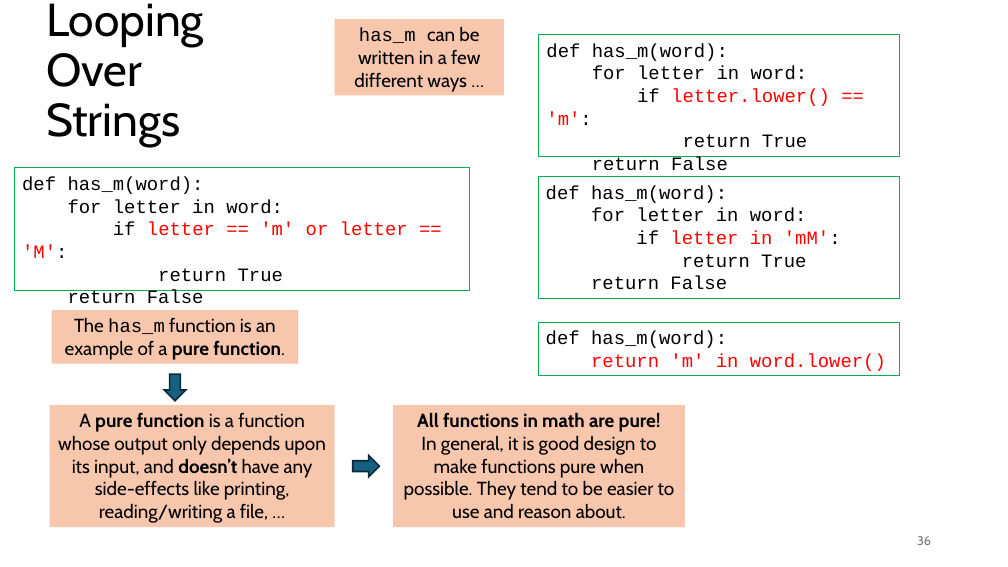
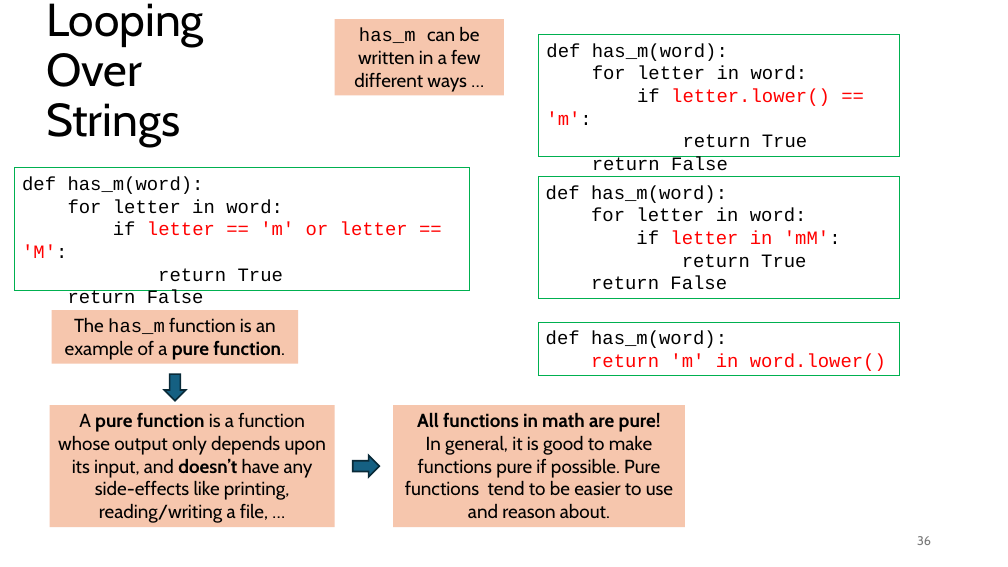
Before and after one commit to tjd1234/cmpt120spring2026, a slide deck: slide 36 of lecture_notes/chapter7/chapter7.pptx. Drawn at 1008x567 pixels with LibreOffice and Linux fonts; fonts in the diff are those of the drawing. Boxes give left, top, right and bottom in pixels: in the first picture for what was removed or moved away, otherwise in the second. Text is boxed around its words. In the diff, an @@ line names an element or a change of style, - is before the commit and + after.

```diff
--- a/lecture_notes/chapter7/chapter7.pptx
+++ b/lecture_notes/chapter7/chapter7.pptx
@@ text in rectangle at [405,412,673,519]: text changed @@
-All functions in math are pure!
-In general, it is good design to make functions pure when possible. They tend to be easier to use and reason about.
+All functions in math are pure!
+In general, it is good to make functions pure if possible. Pure functions tend to be easier to use and reason about.
```
Also in this commit, not shown: 18 other slides changed, 6 slides added, 2 other files.
